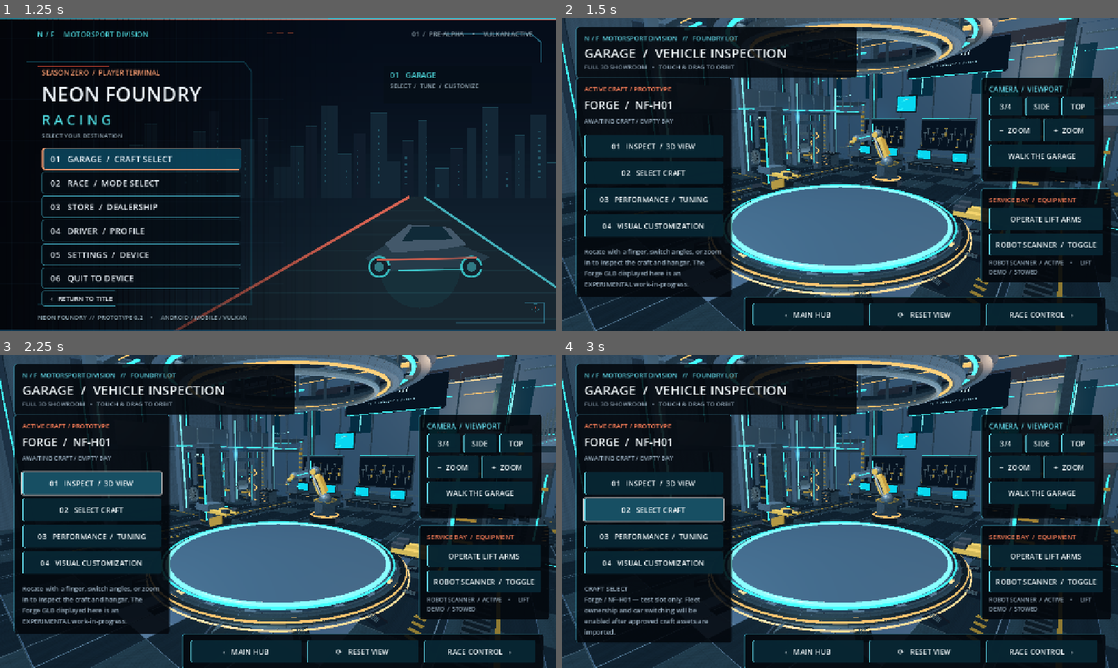
Above: before the commit, frames 1-4 (two rows, left to right).
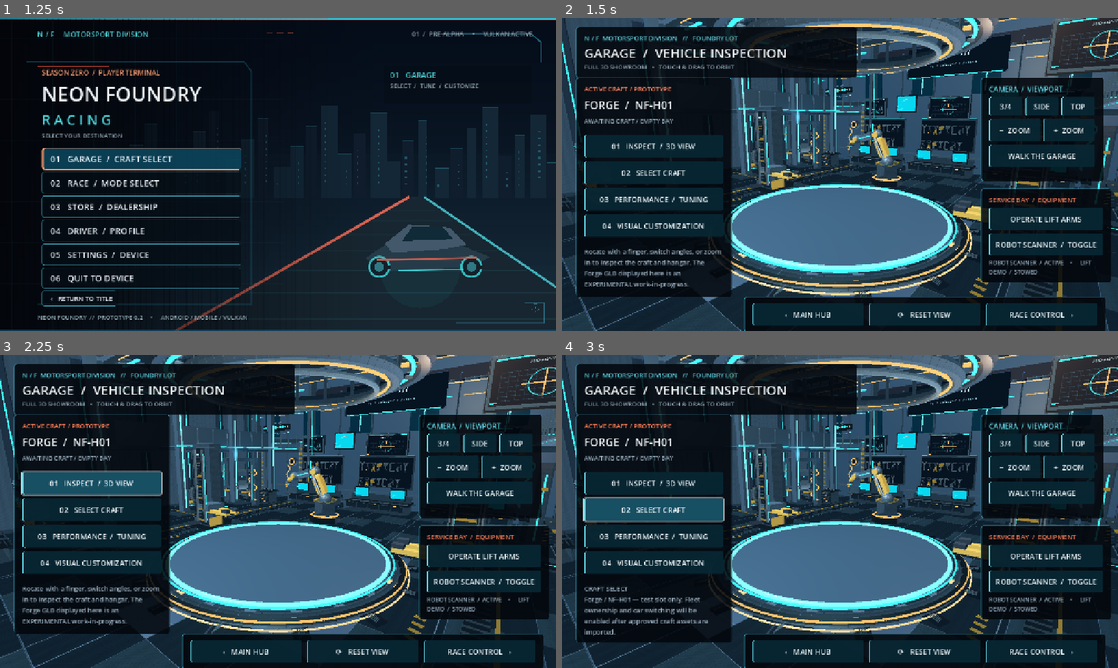
Above: after the commit, the same moments.

Repository: tpylman90-ctrl/NeonFoundry-Racing
Game: Godot game, scene res://scenes/title_menu.tscn
Two runs of this game, one before a commit and one after it. Both use one fixed random seed, a clock stepped at 60 frames per second and the inputs below.
Inputs:
- Up to frame 1 (1.25 s): click "›› ENTER THE FOUNDRY" at 0.5 s
- Up to frame 2 (1.5 s): click "01 GARAGE / CRAFT SELECT" at 1.25 s
- Up to frame 3 (2.25 s): click "01 INSPECT / 3D VIEW" at 2 s
- Up to frame 4 (3 s): click "02 SELECT CRAFT" at 2.75 s

Frame 1 is identical in both runs. In frame 2, 3.3% of the frame differs, in the area x 0-100%, y 0-69%; in frame 3, 3.3%; in frame 4, 3.3%.

Commit message:
Build detailed physical garage dressing: mixed tools, turbines, parts, hydraulic lifts and 6 diagnostic panels

Diff:
--- a/game/scripts/garage_workshop.gd
+++ b/game/scripts/garage_workshop.gd
@@ -42,6 +42,10 @@
 	_build_service_bays()
 	_build_robot_base()
 	_build_signage()
+	_build_precision_tools()
+	_build_spare_assemblies()
+	_build_workshop_diagnostics()
+	_build_lift_mechanics()
 	_commit_batches()
 	_build_robot()
 	_build_task_lights()
@@ -453,18 +457,7 @@
 				Vector3(0.72, 0.04, 0.04))
 		_box(STEEL, Vector3(x, 3.65, -17.03), Vector3(5.4, 3.15, 0.22))
 		_box(DARK, Vector3(x, 3.63, -16.91), Vector3(5.15, 2.9, 0.08))
-		for k in range(17):
-			var tool_x: float = x - 2.44 + float(k) * 0.30
-			var tool_y := 2.95 + float(k % 3) * 0.52
-			# Wrenches, probes, socket drivers, scribe tools and clamps.
-			_rod(SILVER, Vector3(tool_x, tool_y - 0.36, -16.83),
-				Vector3(tool_x, tool_y + 0.36, -16.83), 0.042, 8)
-			_rod(SILVER if k % 4 else YELLOW,
-				Vector3(tool_x - 0.13, tool_y + 0.35, -16.83),
-				Vector3(tool_x + 0.13, tool_y + 0.35, -16.83), 0.040, 8)
-			if k % 4 == 0:
-				_box(YELLOW, Vector3(tool_x, tool_y - 0.25, -16.80),
-					Vector3(0.13, 0.35, 0.12))
+		_build_precision_tool_board(x)
 		_box(CYAN, Vector3(x, 5.30, -16.91), Vector3(5.2, 0.06, 0.08))
 		# Slanted diagnostic displays.
 		for offset in [-1.76, 1.76]:
@@ -718,3 +711,339 @@
 			var h := 6.25 + float(k) * 0.13
 			_box(CYAN, Vector3(x - 0.67 + float(k % 3) * 0.1, h, -17.08),
 				Vector3(0.45 + float(k % 4) * 0.14, 0.02, 0.014))
+
+
+# DESIGN B: ENGINEERED WORKSHOP PROPS
+# All additions are in the original batched mesh, so they cast no additional
+# per-prop draw calls on Vulkan. Tools have intentionally different silhouettes.
+
+func _build_precision_tool_board(cx: float) -> void:
+	# Six clearly distinguishable tool types, grouped rather than repeated Ts.
+	var face_z: float = -16.76
+	for k in range(15):
+		var px: float = cx - 2.22 + float(k % 8) * 0.60
+		var py: float = 4.10 - float(k / 8) * 1.55
+		var kind: int = k % 7
+		# Tool peg and shadow registration plate.
+		_box(TRIM, Vector3(px, py + 0.45, face_z - 0.06), Vector3(0.44, 0.06, 0.06))
+		_rod(SILVER, Vector3(px, py + 0.45, face_z), Vector3(px, py + 0.45, face_z + 0.22), 0.037, 8)
+		match kind:
+			0: # open-ended spanner
+				_rod(SILVER, Vector3(px, py - 0.37, face_z + 0.09),
+					Vector3(px, py + 0.31, face_z + 0.09), 0.047, 10)
+				_rod(SILVER, Vector3(px, py + 0.27, face_z + 0.09),
+					Vector3(px - 0.19, py + 0.51, face_z + 0.09), 0.060, 9)
+				_rod(SILVER, Vector3(px, py + 0.27, face_z + 0.09),
+					Vector3(px + 0.19, py + 0.51, face_z + 0.09), 0.060, 9)
+			1: # torque screwdriver
+				_rod(BLACK, Vector3(px, py - 0.35, face_z + 0.12),
+					Vector3(px, py + 0.03, face_z + 0.12), 0.105, 12)
+				_rod(SILVER, Vector3(px, py + 0.03, face_z + 0.12),
+					Vector3(px, py + 0.50, face_z + 0.12), 0.038, 10)
+				_box(AMBER, Vector3(px, py - 0.27, face_z + 0.22),
+					Vector3(0.17, 0.10, 0.055))
+			2: # pliers
+				for sign in [-1.0, 1.0]:
+					_rod(YELLOW, Vector3(px + sign * 0.14, py - 0.36, face_z + 0.10),
+						Vector3(px - sign * 0.035, py + 0.17, face_z + 0.10), 0.065, 10)
+					_rod(SILVER, Vector3(px - sign * 0.035, py + 0.17, face_z + 0.10),
+						Vector3(px - sign * 0.17, py + 0.47, face_z + 0.10), 0.039, 8)
+				_rod(BLACK, Vector3(px, py + 0.15, face_z + 0.07),
+					Vector3(px, py + 0.15, face_z + 0.19), 0.075, 8)
+			3: # trigger power wrench
+				_box(YELLOW, Vector3(px, py + 0.21, face_z + 0.10), Vector3(0.39, 0.28, 0.22))
+				_box(BLACK, Vector3(px + 0.22, py + 0.21, face_z + 0.10),
+					Vector3(0.17, 0.18, 0.17))
+				_box(TRIM, Vector3(px - 0.08, py - 0.09, face_z + 0.10),
+					Vector3(0.12, 0.36, 0.17))
+				_box(BLACK, Vector3(px - 0.08, py - 0.27, face_z + 0.10),
+					Vector3(0.19, 0.12, 0.19))
+			4: # ratchet drive and socket
+				_rod(SILVER, Vector3(px, py - 0.39, face_z + 0.12),
+					Vector3(px, py + 0.33, face_z + 0.12), 0.056, 10)
+				_rod(TRIM, Vector3(px - 0.15, py + 0.35, face_z + 0.12),
+					Vector3(px + 0.15, py + 0.35, face_z + 0.12), 0.092, 11)
+				_rod(BLACK, Vector3(px, py - 0.38, face_z + 0.11),
+					Vector3(px, py - 0.14, face_z + 0.11), 0.088, 9)
+			5: # C-shaped service clamp
+				_rod(SILVER, Vector3(px - 0.17, py - 0.26, face_z + 0.10),
+					Vector3(px - 0.17, py + 0.44, face_z + 0.10), 0.065, 8)
+				for dy in [-0.26, 0.44]:
+					_rod(SILVER, Vector3(px - 0.17, py + dy, face_z + 0.10),
+						Vector3(px + 0.22, py + dy, face_z + 0.10), 0.065, 8)
+				_rod(BLACK, Vector3(px + 0.18, py - 0.42, face_z + 0.10),
+					Vector3(px + 0.18, py - 0.12, face_z + 0.10), 0.045, 8)
+			_: # hex key set with different leg lengths
+				for i in range(4):
+					var xx: float = px - 0.2 + float(i) * 0.13
+					var height: float = 0.31 + float(i) * 0.1
+					_rod(SILVER, Vector3(xx, py - 0.30, face_z + 0.08),
+						Vector3(xx, py - 0.30 + height, face_z + 0.08), 0.029, 7)
+					_rod(SILVER, Vector3(xx, py - 0.30 + height, face_z + 0.08),
+						Vector3(xx + 0.095, py - 0.30 + height, face_z + 0.08), 0.029, 7)
+
+func _build_precision_tools() -> void:
+	# Front service island: sockets, diagnostics, torque gauges and magnetic trays.
+	for spec in [
+		{"x": -11.7, "z": 10.1},
+		{"x": 11.7, "z": 10.1}
+	]:
+		var cx: float = float(spec["x"])
+		var cz: float = float(spec["z"])
+		_box(BLACK, Vector3(cx, 0.92, cz), Vector3(3.6, 0.19, 1.55))
+		_box(STEEL, Vector3(cx, 0.49, cz), Vector3(3.3, 0.90, 1.25))
+		for drawer in range(3):
+			var z: float = cz + 0.66
+			_box(GRAPHITE, Vector3(cx, 0.24 + float(drawer) * 0.26, z),
+				Vector3(2.78, 0.19, 0.05))
+			_box(AMBER if drawer == 1 else TRIM,
+				Vector3(cx, 0.30 + float(drawer) * 0.26, z + 0.03),
+				Vector3(1.12, 0.03, 0.025))
+		# Loose impact driver, torque ratchet and contact probes.
+		_box(YELLOW, Vector3(cx - 0.92, 1.10, cz - 0.16), Vector3(0.55, 0.23, 0.27))
+		_box(BLACK, Vector3(cx - 1.11, 1.14, cz - 0.16), Vector3(0.24, 0.30, 0.28))
+		_box(STEEL, Vector3(cx - 0.8, 1.04, cz + 0.20), Vector3(0.20, 0.44, 0.18))
+		_rod(SILVER, Vector3(cx + 0.00, 1.06, cz),
+			Vector3(cx + 1.05, 1.06, cz - 0.32), 0.05, 10)
+		_rod(SILVER, Vector3(cx + 1.01, 1.04, cz - 0.43),
+			Vector3(cx + 1.01, 1.04, cz - 0.20), 0.13, 12)
+		for k in range(5):
+			var px: float = cx + 0.11 + float(k) * 0.24
+			_rod(BLACK, Vector3(px, 1.04, cz + 0.4),
+				Vector3(px, 1.04 + float(k % 3) * 0.08 + 0.16, cz + 0.4),
+				0.06 + float(k % 3) * 0.01, 10)
+		_box(STEEL, Vector3(cx, 1.025, cz - 0.54), Vector3(1.15, 0.08, 0.45))
+		_box(BLACK, Vector3(cx, 1.09, cz - 0.54), Vector3(0.88, 0.06, 0.31))
+
+	# Wall-mounted reels, real coiled pneumatic hoses and service canisters.
+	for side in [-1.0, 1.0]:
+		var cx: float = side * 10.5
+		var cz: float = -16.08
+		_rod(STEEL, Vector3(cx, 4.55, cz - 0.21),
+			Vector3(cx, 4.55, cz + 0.35), 0.45, 24)
+		_rod(BLACK, Vector3(cx, 4.55, cz + 0.28),
+			Vector3(cx, 4.55, cz + 0.51), 0.30, 24)
+		for i in range(18):
+			var a: float = TAU * float(i) / 18.0
+			var b: float = TAU * float(i+1) / 18.0
+			_rod(AMBER if side < 0 else CYAN,
+				Vector3(cx + cos(a)*0.36, 4.55 + sin(a)*0.36, cz + 0.51),
+				Vector3(cx + cos(b)*0.36, 4.55 + sin(b)*0.36, cz + 0.51),
+				0.060, 6)
+		var hose_origin := Vector3(cx, 4.23, cz + 0.50)
+		for k in range(22):
+			var t: float = float(k) / 22.0
+			var t2: float = float(k+1) / 22.0
+			var a_pos := hose_origin + Vector3(0.16*sin(t*12.0),
+				-2.6*t, 0.65 + 0.16*cos(t*12.0))
+			var b_pos := hose_origin + Vector3(0.16*sin(t2*12.0),
+				-2.6*t2, 0.65 + 0.16*cos(t2*12.0))
+			_rod(AMBER if side < 0 else CYAN, a_pos, b_pos, 0.063, 6)
+		for bottle in range(6):
+			var bx: float = side * 15.4 + float(bottle % 3) * 0.34
+			var by: float = 0.72 + float(bottle / 3) * 0.66
+			_rod(STEEL, Vector3(bx, by, -7.6), Vector3(bx, by+0.46, -7.6),
+				0.12, 12)
+			_box(AMBER if bottle%3==0 else CYAN,
+				Vector3(bx, by+0.42, -7.43), Vector3(0.13, 0.13, 0.025))
+
+func _assembly_fan(cx: float, cy: float, cz: float, radius: float, orientation: float) -> void:
+	# 3D axial-flow propulsion cell: ring, blades, stator, hub and bolt circle.
+	for i in range(32):
+		var a: float = TAU * float(i) / 32.0
+		var b: float = TAU * float(i+1) / 32.0
+		for offset in [-0.23, 0.23]:
+			var pa := Vector3(cx+cos(a)*radius,cy+sin(a)*radius,cz+offset)
+			var pb := Vector3(cx+cos(b)*radius,cy+sin(b)*radius,cz+offset)
+			_rod(STEEL,pa,pb,0.16,8)
+		# Structural braces join front/back shrouds every quarter turn.
+		if i%4 == 0:
+			_rod(TRIM,
+				Vector3(cx+cos(a)*radius,cy+sin(a)*radius,cz-0.23),
+				Vector3(cx+cos(a)*radius,cy+sin(a)*radius,cz+0.23),0.13,9)
+	for i in range(9):
+		var a: float = TAU * float(i) / 9.0
+		var b: float = a+0.38
+		var outer := Vector3(cx+cos(b)*radius*0.75,cy+sin(b)*radius*0.75,cz+0.13)
+		_rod(SILVER,Vector3(cx,cy,cz+0.14),outer,0.12,10)
+		_rod(GRAPHITE,Vector3(cx+cos(b)*radius*0.4,cy+sin(b)*radius*0.4,cz+0.13),
+			outer,0.08,9)
+	_rod(TRIM,Vector3(cx,cy,cz-0.46),Vector3(cx,cy,cz+0.46),radius*0.22,24)
+	_rod(BLACK,Vector3(cx,cy,cz+0.46),Vector3(cx,cy,cz+0.51),radius*0.12,16)
+	for i in range(12):
+		var a: float = TAU*float(i)/12.0
+		_rod(AMBER if i%3==0 else BLACK,
+			Vector3(cx+cos(a)*radius*0.9,cy+sin(a)*radius*0.9,cz+0.35),
+			Vector3(cx+cos(a)*radius*0.9,cy+sin(a)*radius*0.9,cz+0.42),0.045,6)
+
+func _build_spare_assemblies() -> void:
+	# Separate active work pieces: an open turbine, a second vector duct and
+	# a partly assembled repulsor pod on purpose-built steel cradles.
+	for spec in [
+		{"x": -14.3, "z": 7.1, "r": 0.82},
+		{"x": 14.1, "z": 7.1, "r": 0.76},
+		{"x": -14.0, "z": -4.9, "r": 0.62}
+	]:
+		var cx: float = float(spec["x"])
+		var cz: float = float(spec["z"])
+		var radius: float = float(spec["r"])
+		_box(GRAPHITE, Vector3(cx,0.28,cz), Vector3(3.4,0.49,2.0))
+		_box(STEEL, Vector3(cx,0.55,cz), Vector3(2.8,0.16,1.8))
+		for dx in [-1.15,1.15]:
+			_box(YELLOW,Vector3(cx+dx,0.74,cz),
+				Vector3(0.24,0.45,1.52))
+			_box(BLACK,Vector3(cx+dx,0.97,cz),Vector3(0.42,0.16,1.72))
+		_assembly_fan(cx, 1.55, cz, radius, 0.0)
+		for side in [-1.0,1.0]:
+			_box(STEEL,Vector3(cx+side*1.35,1.12,cz),
+				Vector3(0.13,0.93,0.7))
+		_box(CYAN,Vector3(cx,0.51,cz+0.93),Vector3(1.5,0.045,0.055))
+
+	# One prominent loose armored hovercraft side-panel: curved edge rails,
+	# separate overlapping skins, vent channels and carbon-backed braces.
+	var px: float = 13.4
+	var pz: float = 3.8
+	_box(BLACK,Vector3(px,0.24,pz),Vector3(5.2,0.28,2.1))
+	for i in range(7):
+		var x: float = px-2.20+float(i)*0.73
+		_box(GRAPHITE,Vector3(x,0.65,pz),Vector3(0.54,0.14,1.75),-0.17)
+		_box(TRIM,Vector3(x,0.75,pz-0.26),Vector3(0.54,0.046,0.82),-0.17)
+		if i%2==0:
+			_box(AMBER,Vector3(x,0.81,pz+0.55),Vector3(0.28,0.025,0.19),-0.17)
+	for side in [-1.0,1.0]:
+		_rod(STEEL,Vector3(px-2.45,0.72,pz+side*1.05),
+			Vector3(px+2.45,0.72,pz+side*1.05),0.11,9)
+	# A partially assembled pair of mechanical damper/hover coils on a test bench.
+	for cx in [-10.3, -8.8]:
+		var cz: float = 8.3
+		_box(BLACK,Vector3(cx,0.9,cz),Vector3(1.35,0.2,1.35))
+		_rod(STEEL,Vector3(cx,1.03,cz),Vector3(cx,2.7,cz),0.17,16)
+		for coil in range(13):
+			var a: float = TAU*float(coil)/7.0
+			var b: float = TAU*float(coil+1)/7.0
+			var y: float = 1.23+float(coil)/13.0*1.18
+			_rod(AMBER,Vector3(cx+cos(a)*0.44,y,cz+sin(a)*0.44),
+				Vector3(cx+cos(b)*0.44,y+0.09,cz+sin(b)*0.44),0.07,9)
+		_box(YELLOW,Vector3(cx,2.76,cz),Vector3(0.85,0.23,0.82))
+
+func _diagnostic_panel(center: Vector3, width: float, height: float,
+		index: int, title: String) -> void:
+	# Pixel-free physical HUD assembled from actual geometry and labeled panels,
+	# instead of generic blue rectangles everywhere.
+	var z: float = center.z
+	_box(BLACK, center, Vector3(width+0.16,height+0.19,0.25))
+	_box(TRIM,center+Vector3(0,0,0.145),Vector3(width+0.07,height+0.08,0.04))
+	_box(DARK,center+Vector3(0,0,0.185),Vector3(width-0.13,height-0.14,0.025))
+	_box(CYAN,center+Vector3(0,height*0.5-0.12,0.204),
+		Vector3(width-0.22,0.052,0.012))
+	_box(AMBER if index%2==0 else CYAN,
+		center+Vector3(-width*0.5+0.19,-height*0.5+0.17,0.207),
+		Vector3(0.23,0.045,0.013))
+	_add_label(title,center+Vector3(0,height*0.5-0.32,0.27),
+		18,Color("b7edf7"),0.006)
+	var left: float = center.x-width*0.40
+	var right: float = center.x+width*0.40
+	var bottom: float = center.y-height*0.37
+	for i in range(7):
+		var y: float = bottom+float(i)*(height*0.091)
+		_rod(STEEL,Vector3(left,y,z+0.211),Vector3(right,y,z+0.211),0.009,6)
+	for i in range(11):
+		var x: float = lerpf(left,right,float(i)/10.0)
+		_rod(STEEL,Vector3(x,bottom,z+0.211),
+			Vector3(x,bottom+height*0.56,z+0.211),0.008,6)
+	if index%3 == 0:
+		# Power curves with transient peaks, large multi-channel scope.
+		for i in range(42):
+			var t: float = float(i)/42.0
+			var u: float = float(i+1)/42.0
+			var x0: float = lerpf(left,right,t)
+			var x1: float = lerpf(left,right,u)
+			var y0: float = bottom+height*(0.20+0.14*sin(t*16.0)+0.07*sin(t*49.0))
+			var y1: float = bottom+height*(0.20+0.14*sin(u*16.0)+0.07*sin(u*49.0))
+			_rod(CYAN,Vector3(x0,y0,z+0.229),Vector3(x1,y1,z+0.229),0.021,6)
+	elif index%3 == 1:
+		# Stacked live-spectrum bars / telemetry histogram.
+		for i in range(14):
+			var h: float = 0.15+0.43*(0.5+0.5*sin(float(i)*1.68))
+			var x: float = left+float(i)*width*0.057
+			_box(CYAN if i%3 else AMBER,
+				Vector3(x,bottom+height*h*0.50,z+0.229),
+				Vector3(width*0.037,height*h,0.022))
+	else:
+		# Schematic cell: a readable concentric scanner and crosshair.
+		for i in range(32):
+			var a: float = TAU*float(i)/32.0
+			var b: float = TAU*float(i+1)/32.0
+			var r: float = height*0.24
+			_rod(CYAN,Vector3(center.x+cos(a)*r,center.y-0.14+sin(a)*r,z+0.230),
+				Vector3(center.x+cos(b)*r,center.y-0.14+sin(b)*r,z+0.230),0.015,6)
+		_rod(AMBER,Vector3(center.x-width*0.2,center.y-0.14,z+0.231),
+			Vector3(center.x+width*0.2,center.y-0.14,z+0.231),0.022,6)
+		_rod(AMBER,Vector3(center.x,center.y-0.14-height*0.25,z+0.231),
+			Vector3(center.x,center.y-0.14+height*0.25,z+0.231),0.022,6)
+	for i in range(5):
+		_box(TRIM if i%3 else AMBER,
+			Vector3(right-0.11,bottom+0.12+float(i)*height*0.095,z+0.233),
+			Vector3(width*0.085,0.024,0.013))
+
+func _build_workshop_diagnostics() -> void:
+	# Rear engine bays and nearer freestanding touch-control terminals.
+	var boards: Array[Dictionary] = [
+		{"p": Vector3(-8.4,6.5,-17.0), "w":2.8, "h":1.95, "t":"HOVER CELL / THRUST"},
+		{"p": Vector3(8.4,6.5,-17.0), "w":2.8, "h":1.95, "t":"LIFT ACTUATORS"},
+		{"p": Vector3(0,6.3,-17.02), "w":3.9, "h":2.1, "t":"SERVICE TELEMETRY"},
+		{"p": Vector3(-11.9,3.1,8.3), "w":2.55, "h":1.65, "t":"VECTOR MAP"},
+		{"p": Vector3(12.0,3.1,8.3), "w":2.55, "h":1.65, "t":"DIAGNOSTICS"},
+		{"p": Vector3(9.7,7.9,-2.0), "w":2.9, "h":1.7, "t":"POD ALIGNMENT"}
+	]
+	for k in range(boards.size()):
+		var board: Dictionary = boards[k]
+		var pos: Vector3 = board["p"]
+		_diagnostic_panel(pos,float(board["w"]),float(board["h"]),k,str(board["t"]))
+		if pos.z > 2.0:
+			_box(STEEL,Vector3(pos.x,1.55,pos.z-0.28),
+				Vector3(0.24,2.65,0.5))
+			_box(GRAPHITE,Vector3(pos.x,0.26,pos.z-0.26),
+				Vector3(1.25,0.34,1.1))
+			_box(CYAN,Vector3(pos.x,0.49,pos.z+0.12),
+				Vector3(0.65,0.04,0.09))
+	# Long horizontal status bars and shielded inspection displays.
+	for x in [-14.0,14.0]:
+		var y: float = 8.75
+		_box(BLACK,Vector3(x,y,-17.0),Vector3(4.35,0.72,0.18))
+		for i in range(11):
+			_box(CYAN if (i+int(x))%4!=0 else AMBER,
+				Vector3(x-1.91+float(i)*0.38,y,-16.85),
+				Vector3(0.26,0.13+float(i%3)*0.09,0.035))
+		_add_label("NF / ACTIVE WORKBAY",Vector3(x,y+0.56,-16.85),
+			20,Color("b8e9f4"),0.008)
+
+func _build_lift_mechanics() -> void:
+	# Articulator drives, guide rails and hydraulic plumbing independently
+	# modeled inside each tall lift support, without real wheel physics.
+	for side in [-1.0,1.0]:
+		var x: float = side*8.2
+		var z: float = -1.75
+		for dx in [-0.45,0.45]:
+			_rod(SILVER,Vector3(x+dx,0.4,z+0.83),
+				Vector3(x+dx,5.8,z+0.83),0.085,10)
+			_rod(BLACK,Vector3(x+dx,0.72,z+0.96),
+				Vector3(x+dx,5.46,z+0.96),0.025,8)
+		for k in range(18):
+			var yy: float = 0.6+float(k)*0.27
+			_box(YELLOW if k%3==0 else TRIM,
+				Vector3(x,yy,z+0.82),Vector3(0.67,0.033,0.07))
+		for i in range(4):
+			var zz: float = z-0.65+float(i)*0.46
+			_box(STEEL,Vector3(x+side*0.75,0.52,zz),
+				Vector3(0.35,0.29,0.25))
+			_box(BLACK,Vector3(x+side*0.92,0.52,zz),
+				Vector3(0.055,0.11,0.16))
+	# Overhead tool rails and task-light casings positioned to face the bay.
+	for x in [-10.9,-5.1,5.1,10.9]:
+		_box(STEEL,Vector3(x,10.0,1.6),Vector3(0.52,0.35,4.2))
+		_box(TRIM,Vector3(x,9.75,1.6),Vector3(0.59,0.16,3.8))
+		_box(CYAN,Vector3(x,9.64,1.6),Vector3(0.38,0.055,3.25))
+		for i in range(3):
+			var z: float = -0.10+float(i)*1.7
+			_box(BLACK,Vector3(x,10.18,z),Vector3(0.67,0.10,0.13))
